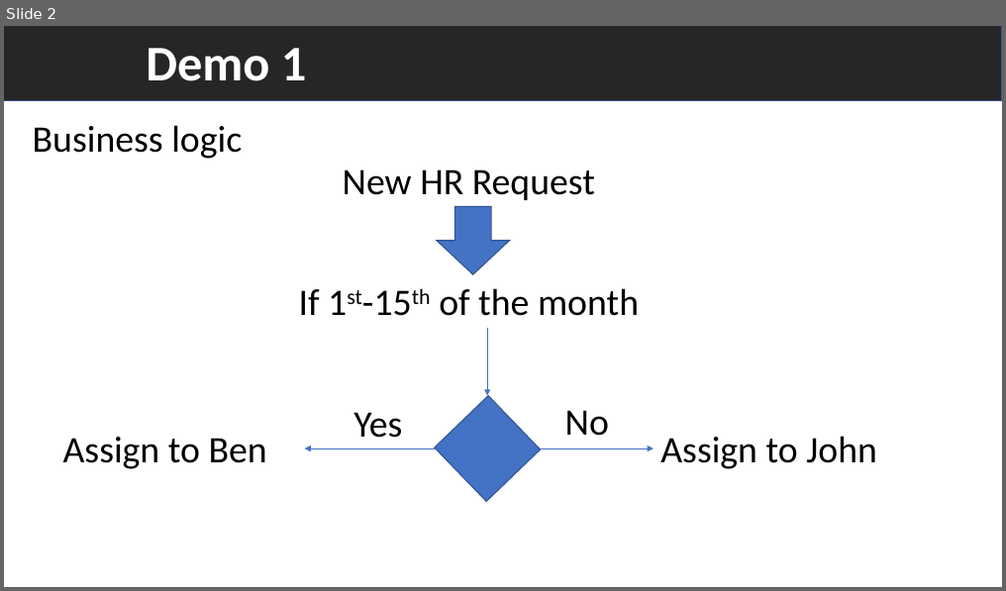
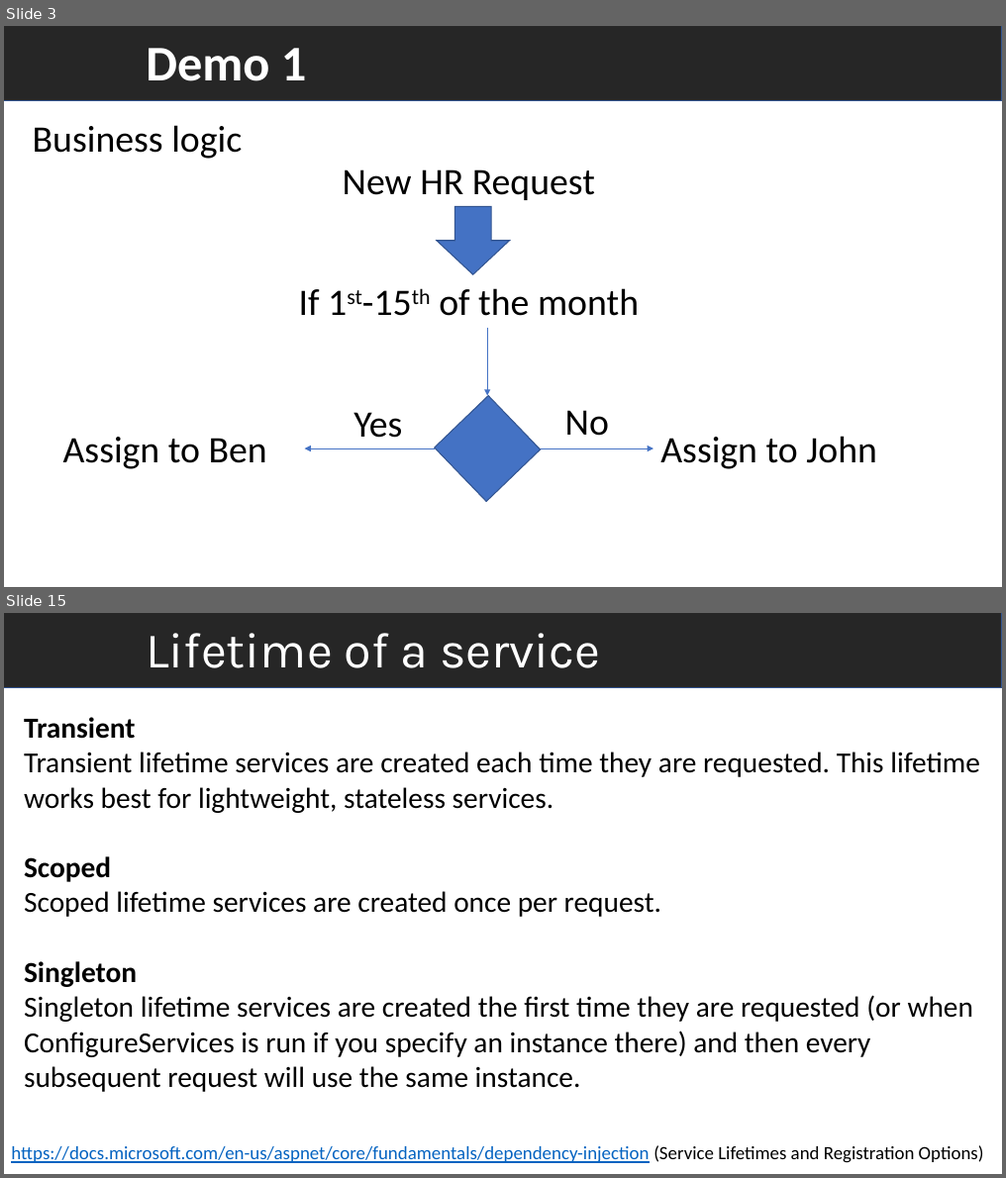
Before and after one commit to VelinGeorgiev/Introduction-Dependency-Injection-ASP.NET-Core, a slide deck: Dependency_Injection.pptx. Shown one above the other, each under a label of ours: slide 2 before the commit, slides 3 and 15 after it; the slides between them are not shown. The pictures are 1006x591 and 1006x1178 pixels, drawn with LibreOffice and Linux fonts; fonts in the diff are those of the drawing. Boxes give left, top, right and bottom in pixels: in the first picture for what was removed or moved away, otherwise in the second. Text is boxed around its words. In the diff, an @@ line names an element or a change of style, - is before the commit and + after.

```diff
--- a/Dependency_Injection.pptx
+++ b/Dependency_Injection.pptx
@@ slide 15 added at bbox=[4, 613, 1002, 1174], background #FFFFFF @@
@@ rectangle added at bbox=[4, 613, 1002, 688], fill #262626, outline #325491 1 pt @@
@@ text added at bbox=[146, 633, 601, 668], 48 pt, text #FFFFFF @@
+Lifetime of a service
@@ text added at bbox=[24, 717, 980, 1092], 28 pt, text #000000 @@
+Transient
+Transient lifetime services are created each time they are requested. This lifetime works best for lightweight, stateless services.
+Scoped
+Scoped lifetime services are created once per request.
+Singleton
+Singleton lifetime services are created the first time they are requested (or when ConfigureServices is run if you specify an instance there) and then every subsequent request will use the same instance.
@@ text added at bbox=[11, 1146, 984, 1163], 18 pt, text #0563C1, underline @@
+https://docs.microsoft.com/en-us/aspnet/core/fundamentals/dependency-injection (Service Lifetimes and Registration Options)
@@ what was slide 2 is now slide 3 @@
```
Also in this commit, not shown: 3 slides changed, 11 other slides added.
